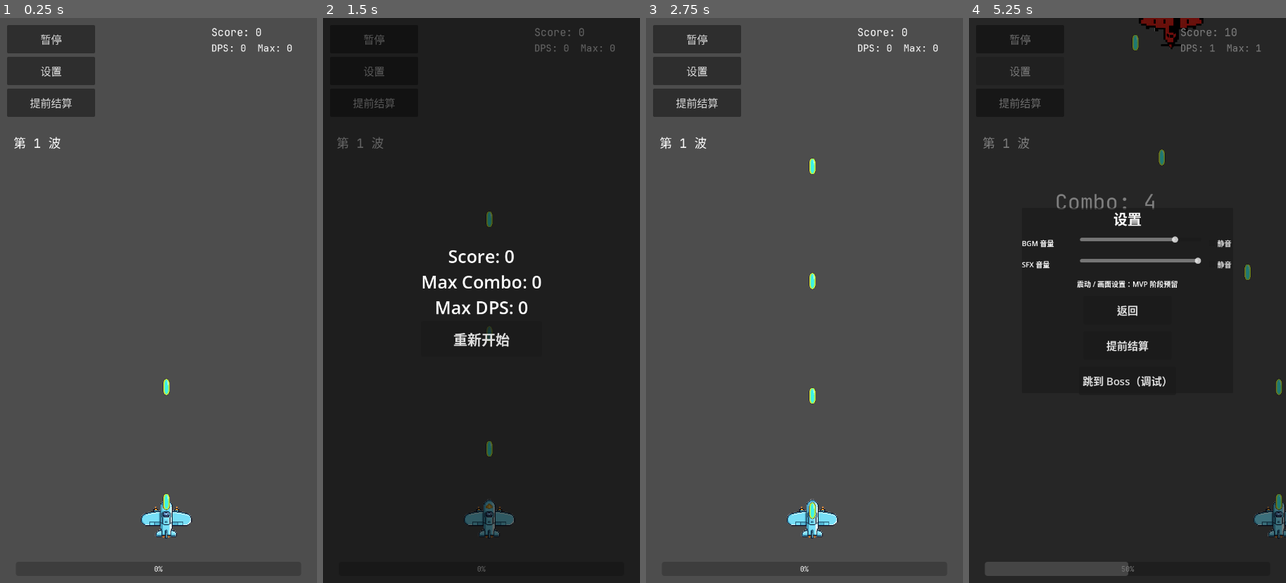
Above: before the commit, frames 1-4 (left to right).
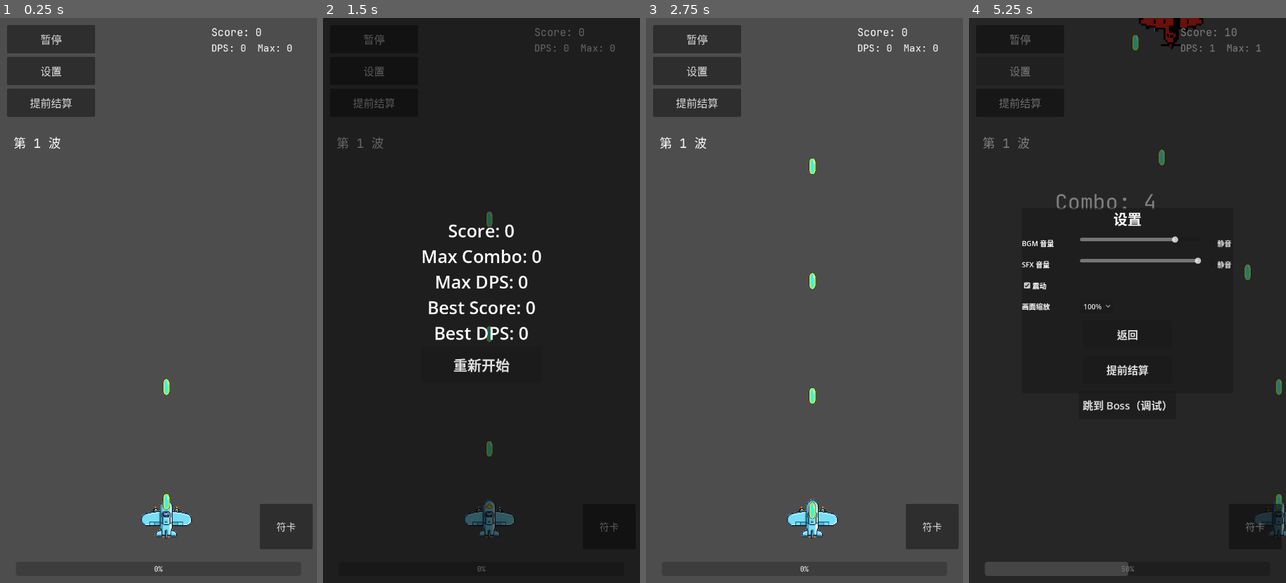
Above: after the commit, the same moments.

Repository: qingzhixing/plane-war
Game: Godot game, scene res://scenes/Main.tscn
Two runs of this game, one before a commit and one after it. Both use one fixed random seed, a clock stepped at 60 frames per second and the inputs below. Sound files missing from this copy of the repository are replaced by a short silence.
Inputs (mouse positions are in pixels of both pictures, inside the frame that each line leads up to):
- Up to frame 1 (0.25 s): no input
- Up to frame 2 (1.5 s): click "提前结算" at 0.5 s; click (608, 526) at 1.25 s, where only the run after the commit has a clickable "符卡"
- Up to frame 3 (2.75 s): click "重新开始" at 2 s
- Up to frame 4 (5.25 s): click "暂停" at 2.75 s; click "继续" at 3.5 s; tap Enter at 4.25 s; move the mouse to (1197, 272) at 4.27 s; hold D 4.28-5 s; tap P at 4.35 s; click (1197, 272) at 4.42 s; click "设置" at 5 s

The runs differ from the first frame. In frame 1, 1.3% of the frame differs, in the area x 82-99%, y 86-94%; in frame 2, 2.4%, in the area x 31-94%, y 36-91%; in frame 3, 1.3%; in frame 4, 1.7%.

Commit message:
🎮 ADD: 补完评分反馈与符卡设置系统
完善历史记录持久化、升级池扩展、连击反馈、Boss阶段演出、符卡系统与设置项落地，提升MVP可玩闭环和表现反馈一致性。

Made-with: Cursor

Diff:
--- a/scripts/boss01.gd
+++ b/scripts/boss01.gd
@@ -10,6 +10,7 @@
 var _phase_b: bool = false
 var _fire_timer: float = 0.0
 var _move_time: float = 0.0
+var _phase_transition_timer: float = 0.0
 
 @onready var _fallback_bullet_scene: PackedScene = preload("res://scenes/bullets/EnemyBasicBullet.tscn")
 
@@ -23,6 +24,10 @@
 
 
 func _process(delta: float) -> void:
+	if _phase_transition_timer > 0.0:
+		_phase_transition_timer = maxf(0.0, _phase_transition_timer - delta)
+		return
+
 	_move_time += delta
 	# 在屏幕上半区域左右缓慢移动，首段从屏幕外缓慢驶入
 	var viewport_rect := get_viewport_rect()
@@ -97,7 +102,7 @@
 	# 进入阶段 B：HP 低于 50% 时
 	if not _phase_b and float(_hp) <= float(max_hp) * 0.5:
 		_phase_b = true
-		# 简化阶段切换演出：清弹 + 短暂停顿由 Main 负责，这里只切换阶段状态
+		_trigger_phase_transition()
 	_update_boss_hud()
 
 
@@ -124,6 +129,18 @@
 		hud.set_boss_hp(_hp, max_hp)
 
 
+func _trigger_phase_transition() -> void:
+	# 阶段切换演出：清弹 + 短暂停顿 + 招式名提示
+	for bullet in get_tree().get_nodes_in_group("enemy_bullet"):
+		if is_instance_valid(bullet):
+			bullet.queue_free()
+	_phase_transition_timer = 0.3
+	_fire_timer = 0.8
+	var hud := get_tree().get_first_node_in_group("boss_hud")
+	if hud != null and hud.has_method("show_spell_name"):
+		hud.show_spell_name("符：星屑环舞", 1.2)
+
+
 func _get_audio_manager() -> Node:
 	return get_tree().get_first_node_in_group("audio_manager")
 
--- a/scripts/boss_hud.gd
+++ b/scripts/boss_hud.gd
@@ -3,6 +3,7 @@
 var _root: Control
 var _name_label: Label
 var _hp_bar: ProgressBar
+var _spell_label: Label
 
 func _ready() -> void:
 	add_to_group("boss_hud")
@@ -49,6 +50,17 @@
 	_hp_bar.show_percentage = false
 	panel.add_child(_hp_bar)
 
+	_spell_label = Label.new()
+	_spell_label.text = ""
+	_spell_label.visible = false
+	_spell_label.horizontal_alignment = HORIZONTAL_ALIGNMENT_CENTER
+	_spell_label.anchor_left = 0.2
+	_spell_label.anchor_right = 0.8
+	_spell_label.anchor_top = 0.22
+	_spell_label.anchor_bottom = 0.30
+	_spell_label.add_theme_font_size_override("font_size", 30)
+	_root.add_child(_spell_label)
+
 	visible = false
 
 
@@ -58,3 +70,20 @@
 		return
 	visible = hp > 0
 	_hp_bar.value = float(hp) / float(max_hp)
+
+
+func show_spell_name(spell_name: String, duration: float = 1.2) -> void:
+	if _spell_label == null:
+		return
+	_spell_label.text = spell_name
+	_spell_label.modulate = Color(1.0, 0.85, 0.45, 1.0)
+	_spell_label.visible = true
+	var tween := create_tween()
+	_spell_label.scale = Vector2.ONE
+	tween.tween_property(_spell_label, "scale", Vector2.ONE * 1.1, 0.10).set_trans(Tween.TRANS_SINE).set_ease(Tween.EASE_OUT)
+	tween.tween_interval(maxf(0.1, duration - 0.20))
+	tween.tween_property(_spell_label, "modulate:a", 0.0, 0.10)
+	tween.finished.connect(func() -> void:
+		_spell_label.visible = false
+		_spell_label.modulate = Color(1, 1, 1, 1)
+	)
--- a/scripts/game_over.gd
+++ b/scripts/game_over.gd
@@ -51,6 +51,8 @@
 func show_game_over() -> void:
 	# 更新结算信息：以评分与表现为核心
 	if _label != null and _main != null:
+		if _main.has_method("finalize_battle_records"):
+			_main.finalize_battle_records()
 		var lines: Array[String] = []
 		if _main.has_method("get_score"):
 			lines.append("Score: %d" % _main.get_score())
@@ -58,6 +60,10 @@
 			lines.append("Max Combo: %d" % _main.get_max_combo())
 		if _main.has_method("get_max_dps"):
 			lines.append("Max DPS: %.0f" % _main.get_max_dps())
+		if _main.has_method("get_best_score"):
+			lines.append("Best Score: %d" % _main.get_best_score())
+		if _main.has_method("get_best_dps"):
+			lines.append("Best DPS: %.0f" % _main.get_best_dps())
 		if lines.is_empty():
 			lines.append("Battle Summary")
 		_label.text = "\n".join(lines)
--- a/scripts/hud.gd
+++ b/scripts/hud.gd
@@ -8,6 +8,10 @@
 var _combo_base_color: Color = Color.WHITE
 var _combo_base_scale: Vector2 = Vector2.ONE
 var _last_combo_value: int = 0
+var _last_combo_feedback_value: int = 0
+var _combo_notice_timer: float = 0.0
+var _combo_break_timer: float = 0.0
+var _combo_notice_label: Label = null
 
 @onready var _wave_label: Label = %WaveLabel
 @onready var _exp_bar: ProgressBar = %ExpBar
@@ -17,6 +21,7 @@
 @onready var _score_label: Label = %ScoreLabel
 @onready var _combo_label: Label = %ComboLabel
 @onready var _dps_label: Label = %DpsLabel
+var _bomb_button: Button = null
 
 
 func _ready() -> void:
@@ -31,6 +36,7 @@
 		_combo_label.mouse_filter = Control.MOUSE_FILTER_IGNORE
 		_combo_base_color = _combo_label.modulate
 		_combo_base_scale = _combo_label.scale
+	_ensure_combo_notice_label()
 	if _dps_label != null:
 		_dps_label.mouse_filter = Control.MOUSE_FILTER_IGNORE
 
@@ -53,8 +59,9 @@
 	# 提前结算按钮（可选）
 	if _end_run_button != null:
 		_end_run_button.pressed.connect(_on_end_run_pressed)
-
-func _process(_delta: float) -> void:
+	_ensure_bomb_button()
+
+func _process(delta: float) -> void:
 	if is_instance_valid(_main) and _main.has_method("get_exp") and _main.has_method("get_exp_to_next"):
 		var exp_next: int = _main.get_exp_to_next()
 		if exp_next > 0:
@@ -84,8 +91,10 @@
 			_score_label.text = "Score: %d" % s
 		if _combo_label != null:
 			_update_combo_visual(c)
+			_update_combo_feedback(c, delta)
 		if _dps_label != null:
 			_dps_label.text = "DPS: %.0f  Max: %.0f" % [cur, max_val]
+		_update_bomb_button()
 
 
 func _unhandled_input(event: InputEvent) -> void:
@@ -127,8 +136,12 @@
 	if _combo_label == null:
 		return
 	if combo <= 0:
-		_combo_label.text = ""
-		_combo_label.modulate = _combo_base_color
+		if _combo_break_timer > 0.0:
+			_combo_label.text = "Combo Break"
+			_combo_label.modulate = Color(1.0, 0.35, 0.35)
+		else:
+			_combo_label.text = ""
+			_combo_label.modulate = _combo_base_color
 		_combo_label.scale = _combo_base_scale
 		_last_combo_value = 0
 		return
@@ -156,3 +169,100 @@
 		tween.tween_property(_combo_label, "scale", _combo_base_scale, 0.10).set_trans(Tween.TRANS_SINE).set_ease(Tween.EASE_IN)
 
 	_last_combo_value = combo
+
+
+func _update_combo_feedback(combo: int, delta: float) -> void:
+	if _combo_break_timer > 0.0:
+		_combo_break_timer = maxf(0.0, _combo_break_timer - delta)
+	if _combo_notice_timer > 0.0:
+		_combo_notice_timer = maxf(0.0, _combo_notice_timer - delta)
+
+	if _last_combo_feedback_value > 0 and combo <= 0:
+		_combo_break_timer = 0.6
+		_play_combo_break_sfx()
+
+	for threshold in [10, 25, 50, 100]:
+		if _last_combo_feedback_value < threshold and combo >= threshold:
+			_show_combo_notice("%d Combo!" % threshold)
+			break
+
+	_last_combo_feedback_value = combo
+
+	if _combo_notice_label != null:
+		if _combo_notice_timer > 0.0:
+			_combo_notice_label.visible = true
+		else:
+			_combo_notice_label.visible = false
+
+
+func _show_combo_notice(text: String) -> void:
+	if _combo_notice_label == null:
+		return
+	_combo_notice_label.text = text
+	_combo_notice_timer = 0.8
+	_combo_notice_label.modulate = Color(1.0, 0.9, 0.35, 1.0)
+	var tween := create_tween()
+	_combo_notice_label.scale = Vector2.ONE
+	tween.tween_property(_combo_notice_label, "scale", Vector2.ONE * 1.15, 0.10).set_trans(Tween.TRANS_SINE).set_ease(Tween.EASE_OUT)
+	tween.tween_property(_combo_notice_label, "scale", Vector2.ONE, 0.12).set_trans(Tween.TRANS_SINE).set_ease(Tween.EASE_IN)
+
+
+func _ensure_combo_notice_label() -> void:
+	var root := get_node_or_null("Root") as Control
+	if root == null:
+		return
+	_combo_notice_label = Label.new()
+	_combo_notice_label.text = ""
+	_combo_notice_label.visible = false
+	_combo_notice_label.mouse_filter = Control.MOUSE_FILTER_IGNORE
+	_combo_notice_label.horizontal_alignment = HORIZONTAL_ALIGNMENT_CENTER
+	_combo_notice_label.vertical_alignment = VERTICAL_ALIGNMENT_CENTER
+	_combo_notice_label.add_theme_font_size_override("font_size", 34)
+	_combo_notice_label.anchor_left = 0.2
+	_combo_notice_label.anchor_right = 0.8
+	_combo_notice_label.anchor_top = 0.20
+	_combo_notice_label.anchor_bottom = 0.26
+	root.add_child(_combo_notice_label)
+
+
+func _play_combo_break_sfx() -> void:
+	var audio := get_tree().get_first_node_in_group("audio_manager")
+	if audio != null and audio.has_method("play_enemy_injured"):
+		audio.play_enemy_injured()
+
+
+func _ensure_bomb_button() -> void:
+	var root := get_node_or_null("Root") as Control
+	if root == null:
+		return
+	_bomb_button = Button.new()
+	_bomb_button.text = "符卡"
+	_bomb_button.custom_minimum_size = Vector2(120, 56)
+	_bomb_button.add_theme_font_size_override("font_size", 22)
+	_bomb_button.anchor_left = 0.82
+	_bomb_button.anchor_right = 0.98
+	_bomb_button.anchor_top = 0.86
+	_bomb_button.anchor_bottom = 0.94
+	_bomb_button.pressed.connect(_on_bomb_button_pressed)
+	root.add_child(_bomb_button)
+
+
+func _update_bomb_button() -> void:
+	if _bomb_button == null or not is_instance_valid(_main):
+		return
+	if not _main.has_method("get_bomb_cooldown_remaining"):
+		return
+	var cd := float(_main.get_bomb_cooldown_remaining())
+	if cd > 0.0:
+		_bomb_button.disabled = true
+		_bomb_button.text = "符卡 %.1fs" % cd
+	else:
+		_bomb_button.disabled = false
+		_bomb_button.text = "符卡"
+
+
+func _on_bomb_button_pressed() -> void:
+	if not is_instance_valid(_main):
+		return
+	if _main.has_method("try_use_bomb"):
+		_main.try_use_bomb()
--- a/scripts/main.gd
+++ b/scripts/main.gd
@@ -11,6 +11,12 @@
 var _exp_multiplier: float = 1.0
 var _wave: int = 1
 var _boss_spawned: bool = false
+var best_score: int = 0
+var best_dps: float = 0.0
+var _score_multiplier: float = 1.0
+var _flat_score_bonus: int = 0
+var _combo_gain_per_hit: int = 1
+var _combo_guard_charges: int = 0
 
 # 战斗统计（评分 / 连击 / DPS）
 var score: int = 0
@@ -21,6 +27,7 @@
 
 const _DPS_WINDOW_SECONDS: float = 5.0
 const _BOSS_WAVE_START: int = 8
+const _RECORDS_FILE_PATH: String = "user://records.cfg"
 
 var _damage_events: Array = [] # 每项为 { "time": float, "amount": int }
 @onready var _spawner: Node = null
@@ -29,6 +36,9 @@
 var _debug_skip_to_boss_used: bool = false
 var _debug_skip_to_boss_active: bool = false
 var _debug_upgrades_needed: int = 0
+var _bomb_cooldown_remaining: float = 0.0
+
+const _BOMB_COOLDOWN_SECONDS: float = 12.0
 
 func _ready() -> void:
 	# 以 720x1280 为基准的等比内容缩放：窗口变大时整体放大画面，而不是扩大可见范围
@@ -42,6 +52,7 @@
 	add_to_group("experience_listener")
 	add_to_group("battle_stats_manager")
 	level_up.connect(_on_level_up)
+	_load_records()
 
 	_spawner = get_node_or_null("EnemySpawner")
 	_start_wave()
@@ -50,6 +61,7 @@
 func _process(delta: float) -> void:
 	_update_combo(delta)
 	_update_dps()
+	_update_bomb(delta)
 
 
 func _start_wave() -> void:
@@ -114,9 +126,22 @@
 		ui.show_pick()
 
 func apply_upgrade(upgrade_id: String) -> void:
-	if upgrade_id == "exp_up":
-		_exp_multiplier += 0.2
-		return
+	match upgrade_id:
+		"exp_up":
+			_exp_multiplier += 0.2
+			return
+		"score_up":
+			_score_multiplier += 0.15
+			return
+		"score_flat":
+			_flat_score_bonus += 5
+			return
+		"combo_boost":
+			_combo_gain_per_hit += 1
+			return
+		"combo_guard":
+			_combo_guard_charges += 1
+			return
 	var p := get_node_or_null(player_path)
 	if p != null and p.has_method("apply_upgrade"):
 		p.apply_upgrade(upgrade_id)
@@ -159,6 +184,43 @@
 
 func get_max_dps() -> float:
 	return max_dps
+
+
+func get_bomb_cooldown_total() -> float:
+	return _BOMB_COOLDOWN_SECONDS
+
+
+func get_bomb_cooldown_remaining() -> float:
+	return _bomb_cooldown_remaining
+
+
+func try_use_bomb() -> bool:
+	if _bomb_cooldown_remaining > 0.0:
+		return false
+	_bomb_cooldown_remaining = _BOMB_COOLDOWN_SECONDS
+	_trigger_bomb_effect()
+	return true
+
+
+func get_best_score() -> int:
+	return best_score
+
+
+func get_best_dps() -> float:
+	return best_dps
+
+
+func finalize_battle_records() -> bool:
+	var changed := false
+	if score > best_score:
+		best_score = score
+		changed = true
+	if max_dps > best_dps:
+		best_dps = max_dps
+		changed = true
+	if changed:
+		_save_records()
+	return changed
 
 
 func record_player_damage(amount: int, _target: Node) -> void:
@@ -176,13 +238,16 @@
 	if base_score <= 0:
 		return
 	var multiplier := _get_combo_multiplier()
-	var gained := int(round(float(base_score) * multiplier))
+	var gained := int(round(float(base_score) * multiplier * _score_multiplier)) + _flat_score_bonus
 	if gained < 0:
 		gained = 0
 	score += gained
 
 
 func on_player_hit() -> void:
+	if _combo_guard_charges > 0:
+		_combo_guard_charges -= 1
+		return
 	if combo > 0:
 		combo = 0
 
@@ -190,9 +255,9 @@
 func _on_successful_hit() -> void:
 	# 命中敌人时提升连击，不再因超时自动清空
 	if combo <= 0:
-		combo = 1
+		combo = _combo_gain_per_hit
 	else:
-		combo += 1
+		combo += _combo_gain_per_hit
 	if combo > max_combo:
 		max_combo = combo
 
@@ -222,6 +287,25 @@
 	current_dps = total_damage / _DPS_WINDOW_SECONDS
 	if current_dps > max_dps:
 		max_dps = current_dps
+
+
+func _update_bomb(delta: float) -> void:
+	if _bomb_cooldown_remaining <= 0.0:
+		return
+	_bomb_cooldown_remaining = maxf(0.0, _bomb_cooldown_remaining - delta)
+
+
+func _trigger_bomb_effect() -> void:
+	# 符卡效果：清空敌弹，并对场上敌人造成高额伤害（用于休闲兜底）
+	for bullet in get_tree().get_nodes_in_group("enemy_bullet"):
+		if is_instance_valid(bullet):
+			bullet.queue_free()
+	for enemy in get_tree().get_nodes_in_group("enemy"):
+		if is_instance_valid(enemy) and enemy.has_method("apply_damage"):
+			enemy.apply_damage(9999)
+	var audio := get_tree().get_first_node_in_group("audio_manager")
+	if audio != null and audio.has_method("play_enemy_explosion"):
+		audio.play_enemy_explosion()
 
 
 func _get_combo_multiplier() -> float:
@@ -237,6 +321,22 @@
 		return 3.0
 
 
+func _load_records() -> void:
+	var cfg := ConfigFile.new()
+	var err := cfg.load(_RECORDS_FILE_PATH)
+	if err != OK:
+		return
+	best_score = int(cfg.get_value("records", "best_score", 0))
+	best_dps = float(cfg.get_value("records", "best_dps", 0.0))
+
+
+func _save_records() -> void:
+	var cfg := ConfigFile.new()
+	cfg.set_value("records", "best_score", best_score)
+	cfg.set_value("records", "best_dps", best_dps)
+	cfg.save(_RECORDS_FILE_PATH)
+
+
 func is_boss_spawned() -> bool:
 	return _boss_spawned
 
--- a/scripts/player.gd
+++ b/scripts/player.gd
@@ -10,9 +10,11 @@
 var _pointer_pos: Vector2
 var _last_pointer_pos: Vector2
 var bullet_damage: int = 1
+var bullet_speed: float = 1200.0
 var _bullet_count: int = 1
 const _max_bullet_count: int = 6
-const _spread_rad_per_bullet: float = 0.12
+var _spread_rad_per_bullet: float = 0.12
+var _boss_damage_multiplier: float = 1.0
 @onready var _fallback_bullet_scene: PackedScene = preload("res://scenes/bullets/PlayerBullet.tscn")
 
 func _ready() -> void:
@@ -96,8 +98,12 @@
 		bullet.global_position = global_position + Vector2(0, -20)
 		if "damage" in bullet:
 			bullet.damage = bullet_damage
+		if "speed" in bullet:
+			bullet.speed = bullet_speed
 		if bullet.has_method("set_direction"):
 			bullet.set_direction(dir)
+		if bullet.has_method("set_boss_damage_multiplier"):
+			bullet.set_boss_damage_multiplier(_boss_damage_multiplier)
 		scene.add_child(bullet)
 
 func apply_damage(_amount: int) -> void:
@@ -120,3 +126,11 @@
 			bullet_damage += 1
 		"multi_shot":
 			_bullet_count = mini(_bullet_count + 1, _max_bullet_count)
+		"move_speed":
+			move_speed *= 1.1
+		"bullet_speed":
+			bullet_speed *= 1.12
+		"spread_focus":
+			_spread_rad_per_bullet = maxf(0.05, _spread_rad_per_bullet * 0.9)
+		"boss_hunter":
+			_boss_damage_multiplier += 0.2
--- a/scripts/player_bullet.gd
+++ b/scripts/player_bullet.gd
@@ -3,6 +3,7 @@
 @export var speed: float = 1200.0
 @export var damage: int = 1
 var _direction: Vector2 = Vector2(0, -1)
+var _boss_damage_multiplier: float = 1.0
 
 func _process(delta: float) -> void:
 	global_position += _direction * speed * delta
@@ -12,13 +13,21 @@
 func set_direction(dir: Vector2) -> void:
 	_direction = dir.normalized()
 
+
+func set_boss_damage_multiplier(multiplier: float) -> void:
+	_boss_damage_multiplier = maxf(1.0, multiplier)
+
+
 func _ready() -> void:
 	area_entered.connect(_on_area_entered)
 
 func _on_area_entered(area: Node) -> void:
 	if not (area.is_in_group("enemy") or area.is_in_group("boss")):
 		return
+	var dealt_damage := damage
+	if area.is_in_group("boss"):
+		dealt_damage = max(1, int(round(float(damage) * _boss_damage_multiplier)))
 	if area.has_method("apply_damage"):
-		area.apply_damage(damage)
-		get_tree().call_group("battle_stats_manager", "record_player_damage", damage, area)
+		area.apply_damage(dealt_damage)
+		get_tree().call_group("battle_stats_manager", "record_player_damage", dealt_damage, area)
 	queue_free()
--- a/scripts/settings_ui.gd
+++ b/scripts/settings_ui.gd
@@ -7,8 +7,11 @@
 var _bgm_mute_check: CheckBox
 var _sfx_mute_check: CheckBox
 var _close_button: Button
+var _vibration_check: CheckBox
+var _scale_option: OptionButton
 var _is_from_menu: bool = false
 var _was_paused_before: bool = false
+const _SETTINGS_FILE_PATH: String = "user://settings.cfg"
 
 
 func _ready() -> void:
@@ -102,11 +105,30 @@
 	_sfx_mute_check.toggled.connect(_on_sfx_mute_toggled)
 	sfx_row.add_child(_sfx_mute_check)
 
-	# 预留震动与画面设置占位
-	var vibration_label := Label.new()
-	vibration_label.text = "震动 / 画面设置：MVP 阶段预留"
-	vibration_label.horizontal_alignment = HORIZONTAL_ALIGNMENT_CENTER
-	vbox.add_child(vibration_label)
+	# 震动开关
+	_vibration_check = CheckBox.new()
+	_vibration_check.text = "震动"
+	_vibration_check.button_pressed = true
+	_vibration_check.toggled.connect(_on_vibration_toggled)
+	vbox.add_child(_vibration_check)
+
+	# 画面缩放（内容缩放系数）
+	var scale_row := HBoxContainer.new()
+	scale_row.mouse_filter = Control.MOUSE_FILTER_STOP
+	scale_row.add_theme_constant_override("separation", 12)
+	vbox.add_child(scale_row)
+
+	var scale_label := Label.new()
+	scale_label.text = "画面缩放"
+	scale_label.custom_minimum_size = Vector2(120, 0)
+	scale_row.add_child(scale_label)
+
+	_scale_option = OptionButton.new()
+	_scale_option.add_item("100%", 100)
+	_scale_option.add_item("90%", 90)
+	_scale_option.add_item("80%", 80)
+	_scale_option.item_selected.connect(_on_scale_selected)
+	scale_row.add_child(_scale_option)
 
 	# 关闭按钮
 	_close_button = Button.new()
@@ -135,6 +157,8 @@
 	skip_boss_button.pressed.connect(_on_skip_to_boss_pressed)
 	vbox.add_child(skip_boss_button)
 
+	_load_extra_settings()
+
 
 func show_settings() -> void:
 	_is_from_menu = false
@@ -199,3 +223,49 @@
 	var audio := _get_audio_manager()
 	if audio != null and audio.has_method("set_sfx_muted"):
 		audio.set_sfx_muted(pressed)
+
+
+func _on_vibration_toggled(_pressed: bool) -> void:
+	_save_extra_settings()
+
+
+func _on_scale_selected(_index: int) -> void:
+	var value := _scale_option.get_selected_id()
+	_apply_scale_percent(value)
+	_save_extra_settings()
+
+
+func _load_extra_settings() -> void:
+	var cfg := ConfigFile.new()
+	var err := cfg.load(_SETTINGS_FILE_PATH)
+	var vibration_enabled := true
+	var scale_percent := 100
+	if err == OK:
+		vibration_enabled = bool(cfg.get_value("settings", "vibration_enabled", true))
+		scale_percent = int(cfg.get_value("settings", "scale_percent", 100))
+	if _vibration_check != null:
+		_vibration_check.button_pressed = vibration_enabled
+	if _scale_option != null:
+		var idx := _scale_option.get_item_index(scale_percent)
+		if idx >= 0:
+			_scale_option.select(idx)
+		else:
+			_scale_option.select(0)
+	_apply_scale_percent(scale_percent)
+
+
+func _save_extra_settings() -> void:
+	var cfg := ConfigFile.new()
+	cfg.set_value("settings", "vibration_enabled", _vibration_check != null and _vibration_check.button_pressed)
+	var scale_percent := 100
+	if _scale_option != null:
+		scale_percent = _scale_option.get_selected_id()
+	cfg.set_value("settings", "scale_percent", scale_percent)
+	cfg.save(_SETTINGS_FILE_PATH)
+
+
+func _apply_scale_percent(scale_percent: int) -> void:
+	var p := clampi(scale_percent, 50, 100)
+	var root_window := get_tree().root
+	if root_window is Window:
+		(root_window as Window).content_scale_factor = float(p) / 100.0
--- a/scripts/upgrade_ui.gd
+++ b/scripts/upgrade_ui.gd
@@ -4,10 +4,14 @@
 	{"id": "fire_rate", "name": "射速提升", "desc": "射击间隔缩短 15%"},
 	{"id": "damage", "name": "伤害+1", "desc": "每发子弹伤害 +1"},
 	{"id": "multi_shot", "name": "弹数+1", "desc": "每次射击多 1 发，弹道略分散"},
-	{"id": "exp_up", "name": "经验加成", "desc": "获得经验 +20%"},
-	{"id": "fire_rate", "name": "射速提升", "desc": "射击间隔缩短 15%"},
-	{"id": "damage", "name": "伤害+1", "desc": "每发子弹伤害 +1"},
-	{"id": "multi_shot", "name": "弹数+1", "desc": "每次射击多 1 发，弹道略分散"},
+	{"id": "move_speed", "name": "机动强化", "desc": "移动速度 +10%"},
+	{"id": "bullet_speed", "name": "弹速提升", "desc": "子弹飞行速度 +12%"},
+	{"id": "spread_focus", "name": "火力聚焦", "desc": "弹道更集中，提升有效命中"},
+	{"id": "boss_hunter", "name": "破甲弹头", "desc": "对 Boss 伤害 +20%"},
+	{"id": "score_up", "name": "评分增幅", "desc": "击杀得分乘区 +15%"},
+	{"id": "score_flat", "name": "战果奖金", "desc": "每次击杀额外 +5 分"},
+	{"id": "combo_boost", "name": "连击推进", "desc": "每次命中额外 +1 连击"},
+	{"id": "combo_guard", "name": "稳态护盾", "desc": "抵消一次受击导致的连击中断"},
 	{"id": "exp_up", "name": "经验加成", "desc": "获得经验 +20%"},
 ]
 
Not shown, added: assets/SFX/Shoot.wav.import
Not shown, added: assets/SFX/power_up.wav.import
Not shown, added: assets/SFX/Shoot.wav
Not shown, added: assets/SFX/power_up.wav
